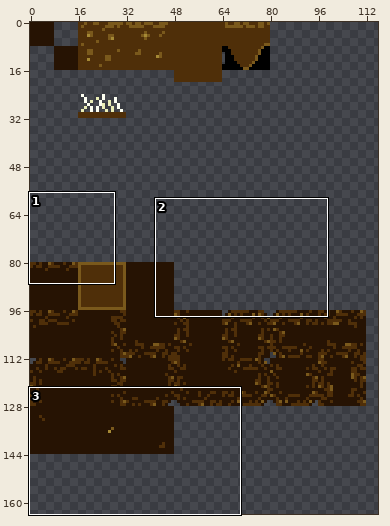
Pixel-art file, stored at assets/tileset.ase. Above, an overview of the earlier version with the close-up marked.
Close-up. First the earlier version:
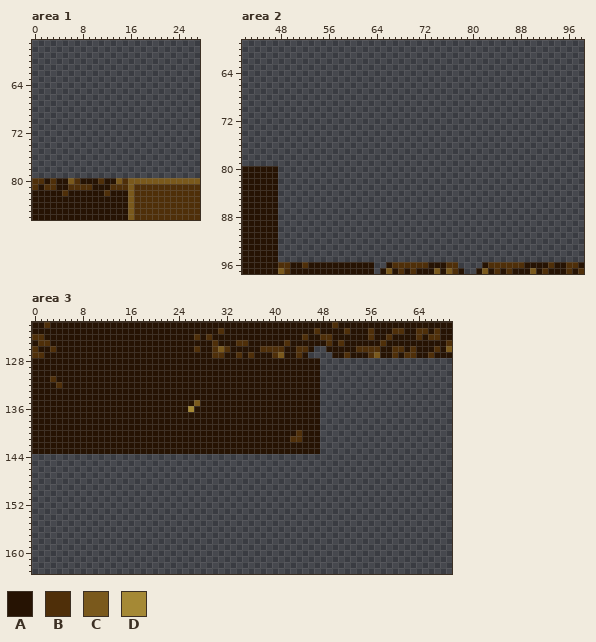
320x320 pixels, 1 frame. Shown: area 1: x 0..27, y 57..86; area 2: x 42..98, y 59..97; area 3: x 0..69, y 122..163. The wide view leaves out empty margins.
Visible layers, top first: "Layer 1 Copy", "Layer 1".
Palette (. is transparent): A #261303  B #4f2f09  C #7a591c  D #a58935
Pixels before, area 1, first column x 0:
80 BBABAACBAAABAACBCCCCCCCCCCCC
81 BABBAABBBBAAABBBCBBBBBBBBBBB
82 AAAAABAAAAAABAAACBBBBBBBBBBB
83 AAAAAAAAAAAAAAAACBBBBBBBBBBB
84 AAAAAAAAAAAAAAAACBBBBBBBBBBB
85 AAAAAAAAAAAAAAAACBBBBBBBBBBB
86 AAAAAAAAAAAAAAAACBBBBBBBBBBB
Pixels before, area 2, first column x 42:
80 AAAAAA...................................................
81 AAAAAA...................................................
82 AAAAAA...................................................
83 AAAAAA...................................................
84 AAAAAA...................................................
85 AAAAAA...................................................
86 AAAAAA...................................................
87 AAAAAA...................................................
88 AAAAAA...................................................
89 AAAAAA...................................................
90 AAAAAA...................................................
91 AAAAAA...................................................
92 AAAAAA...................................................
93 AAAAAA...................................................
94 AAAAAA...................................................
95 AAAAAA...................................................
96 AAAAAABBAABAAAAAAAAAAA..ABBBBBBAAABB....ABBBBBBAAAABAABBA
97 AAAAAACBAAAAAAAAAAAAAA.ACABABAAACACBA..ACABABAAACABAAABAB
Pixels before, area 3 (only the part around the change), first column x 0:
122 AABAAAAAAAAAAAAAAAAAAAAAAAAAAAAAAAAAAAAAAAAAAAAAAABAAAAAAAAAAAAAAAAAAA
123 AAAAAAAAAAAAAAAAAAAAAAAAAAAAAAABAAAAAAAAAAAAAAABAAAABAAABAAABBAABBABAA
124 BBAAAAAAAAAAAAAAAAAAAAAAAAABABAAAAAAAAAAAAAAABAABBAAAAAABAABAAAABABBAA
125 ABBAAAAAAAAAAAAAAAAAAAAAAAAAAABAAABBAAAAAABAAAAAABABAAAAAABAAAAAAAAAAB
126 BAABAAAAAAAAAAAAAAAAAAAAAAABAABCBAAAAABBBBAABBA..AAAAABBBBAABBABAAABAC
127 BBAAAAAAAAAAAAAAAAAAAAAAAAAAAABBAABABAAABCAABA....AABAAABCAABABBAABAAA
128 AAAAAAAAAAAAAAAAAAAAAAAAAAAAAAAAAAAAAAAAAAAAAAAA......................
129 AAAAAAAAAAAAAAAAAAAAAAAAAAAAAAAAAAAAAAAAAAAAAAAA......................
130 AAAAAAAAAAAAAAAAAAAAAAAAAAAAAAAAAAAAAAAAAAAAAAAA......................
131 AAABAAAAAAAAAAAAAAAAAAAAAAAAAAAAAAAAAAAAAAAAAAAA......................
132 AAAABAAAAAAAAAAAAAAAAAAAAAAAAAAAAAAAAAAAAAAAAAAA......................
133 AAAAAAAAAAAAAAAAAAAAAAAAAAAAAAAAAAAAAAAAAAAAAAAA......................
134 AAAAAAAAAAAAAAAAAAAAAAAAAAAAAAAAAAAAAAAAAAAAAAAA......................
135 AAAAAAAAAAAAAAAAAAAAAAAAAAACAAAAAAAAAAAAAAAAAAAA......................
136 AAAAAAAAAAAAAAAAAAAAAAAAAADAAAAAAAAAAAAAAAAAAAAA......................
137 AAAAAAAAAAAAAAAAAAAAAAAAAAAAAAAAAAAAAAAAAAAAAAAA......................
138 AAAAAAAAAAAAAAAAAAAAAAAAAAAAAAAAAAAAAAAAAAAAAAAA......................
139 AAAAAAAAAAAAAAAAAAAAAAAAAAAAAAAAAAAAAAAAAAAAAAAA......................
140 AAAAAAAAAAAAAAAAAAAAAAAAAAAAAAAAAAAAAAAAAAAABAAA......................
141 AAAAAAAAAAAAAAAAAAAAAAAAAAAAAAAAAAAAAAAAAAABBAAA......................
142 AAAAAAAAAAAAAAAAAAAAAAAAAAAAAAAAAAAAAAAAAAAAAAAA......................
143 AAAAAAAAAAAAAAAAAAAAAAAAAAAAAAAAAAAAAAAAAAAAAAAA......................
144 ......................................................................
145 ......................................................................
146 ......................................................................
147 ......................................................................
148 ......................................................................
149 ......................................................................
150 ......................................................................
151 ......................................................................
152 ......................................................................
153 ......................................................................
154 ......................................................................
155 ......................................................................
156 ......................................................................
157 ......................................................................
158 ......................................................................
159 ......................................................................
160 ......................................................................
161 ......................................................................
162 ......................................................................
163 ......................................................................
Now the later version:
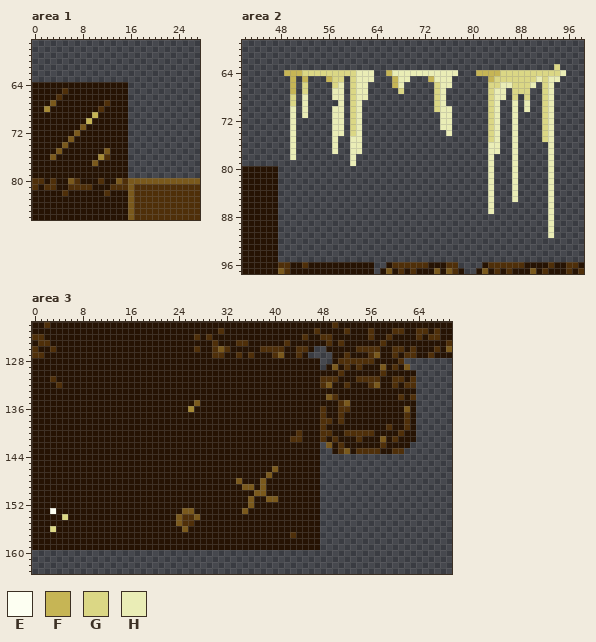
Colours new in this view: E #fdfff2  F #c6b555  G #dbd785  H #eaedb6
The exact change:
Changed rows in their new state; - is an unchanged pixel.
Area 1, layer "Layer 1 Copy":
first column x 0:
64 AAAAAAAAAAAAAAAA
65 AAAAABAAAAAAAAAA
66 AAAABAAAAAAAAAAA
67 AAACAAAAAAAABAAA
68 AADAAAAAAAABAAAA
69 AAAAAAAAAAFAAAAA
70 AAAAAAAAAFAAAAAA
71 AAAAAAAACAAAAAAA
72 AAAAAAACAAAAAAAA
73 AAAAAACAAAAAAAAA
74 AAAAACAAAAAAAAAA
75 AAAACAAAAAAACAAA
76 AAACAAAAAAADBAAA
77 AAAAAAAAAACAAAAA
78 AAAAAAAAAAAAAAAA
79 AAAAAAAAAAAAAAAA
Area 2, layer "Layer 1 Copy":
first column x 49:
63 ---------------------------------------------G-
64 FFFGGGGGGGGGHHH--FHHHHHHHHHHH---FFFFGGGGGGGGGGH
65 -F-F---FGG-GHHH---FHH---FHHH------FGGGGGGGHGHH-
66 -F-G----GH-GHH----FH-----GHH------GGHHGGGH-GH--
67 -F-G----HH-GHH-----G-----GH-------GHH-GGG--GH--
68 -G-H----HH-GHH-----------GH-------GHH-G-G--GH--
69 -G-H-----H-GH------------GH-------GH--H-H--GH--
70 -H-H----HH-GH------------GHH------GH--H-H--GH--
71 -H-H----HH-GH-------------HH------GH--H----GH--
72 -H------HH-GH-------------HH------GH--H----GH--
73 -H------HH-GH-------------HH------GH--H----GH--
74 -H------HH-GH--------------H------GH--H----GH--
75 -H------H--HH---------------------GH--H----GH--
76 -H------H--HH---------------------HH--H-----H--
77 -H------H--HH---------------------HH--H-----H--
78 -H---------H----------------------H---H-----H--
79 -----------H----------------------H---H-----H--
80 ----------------------------------H---H-----H--
81 ----------------------------------H---H-----H--
82 ----------------------------------H---H-----H--
83 ----------------------------------H---H-----H--
84 ----------------------------------H---H-----H--
85 ----------------------------------H---H-----H--
86 ----------------------------------H---------H--
87 ----------------------------------H---------H--
88 --------------------------------------------H--
89 --------------------------------------------H--
90 --------------------------------------------H--
91 --------------------------------------------H--
Area 3, layer "Layer 1 Copy":
first column x 0:
128 --------------------------------------------------ABBBBBBAAAAB--
129 -------------------------------------------------ACABABAAACABAC-
130 ------------------------------------------------AAABAAAAAABAAAAA
131 ------------------------------------------------BBBAAABBBBAABBAB
132 ------------------------------------------------BCAABAAABCAABABB
133 ------------------------------------------------AAAAAAAAAAAAAAAA
134 ------------------------------------------------ACBAAAAAAAAAABAB
135 ------------------------------------------------AAABCAAAAAAAAAAA
136 ------------------------------------------------BAABBAAAAAAAAACA
137 ------------------------------------------------BAABAAAAAAAAAABA
138 ------------------------------------------------BBABAAAAAAAAAABA
139 ------------------------------------------------BAAAAAAAAAABAABA
140 ------------------------------------------------BBAABBBBBAAAABAA
141 ------------------------------------------------BABAAABAAACABAAA
142 -------------------------------------------------CABAAAAAABAAAA-
143 --------------------------------------------------ABCABBBBAABB--
144 AAAAAAAAAAAAAAAAAAAAAAAAAAAAAAAAAAAAAAAAAAAAAAAA----------------
145 AAAAAAAAAAAAAAAAAAAAAAAAAAAAAAAAAAAAAAAAAAAAAAAA----------------
146 AAAAAAAAAAAAAAAAAAAAAAAAAAAAAAAAAAAAAAAACAAAAAAA----------------
147 AAAAAAAAAAAAAAAAAAAAAAAAAAAAAAAAAAAAAAACAAAAAAAA----------------
148 AAAAAAAAAAAAAAAAAAAAAAAAAAAAAAAAAACAAACAAAAAAAAA----------------
149 AAAAAAAAAAAAAAAAAAAAAAAAAAAAAAAAAAACCACAAAAAAAAA----------------
150 AAAAAAAAAAAAAAAAAAAAAAAAAAAAAAAAAAAAACCAAAAAAAAA----------------
151 AAAAAAAAAAAAAAAAAAAAAAAAAAAAAAAAAAAACAACCAAAAAAA----------------
152 AAAAAAAAAAAAAAAAAAAAAAAAAAAAAAAAAAAACAAAAAAAAAAA----------------
153 AAAEAAAAAAAAAAAAAAAAAAAAACCAAAAAAAACAAAAAAAAAAAA----------------
154 AAAAAGAAAAAAAAAAAAAAAAAACBBCAAAAAAAAAAAAAAAAAAAA----------------
155 AAAAAAAAAAAAAAAAAAAAAAAACBBAAAAAAAAAAAAAAAAAAAAA----------------
156 AAAGAAAAAAAAAAAAAAAAAAAAACAAAAAAAAAAAAAAAAAAAAAA----------------
157 AAAAAAAAAAAAAAAAAAAAAAAAAAAAAAAAAAAAAAAAAAABAAAA----------------
158 AAAAAAAAAAAAAAAAAAAAAAAAAAAAAAAAAAAAAAAAAAAAAAAA----------------
159 AAAAAAAAAAAAAAAAAAAAAAAAAAAAAAAAAAAAAAAAAAAAAAAA----------------
